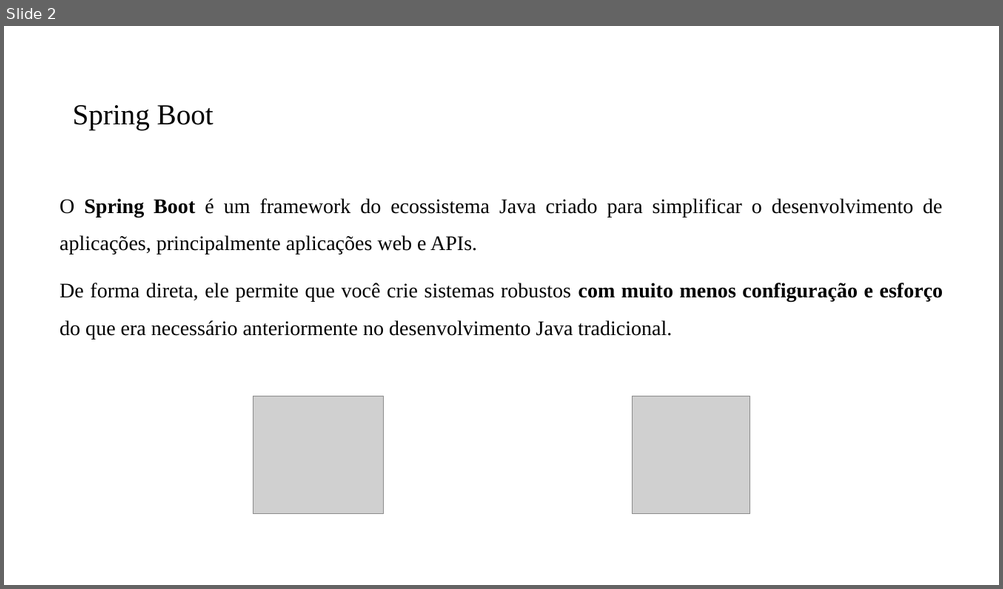
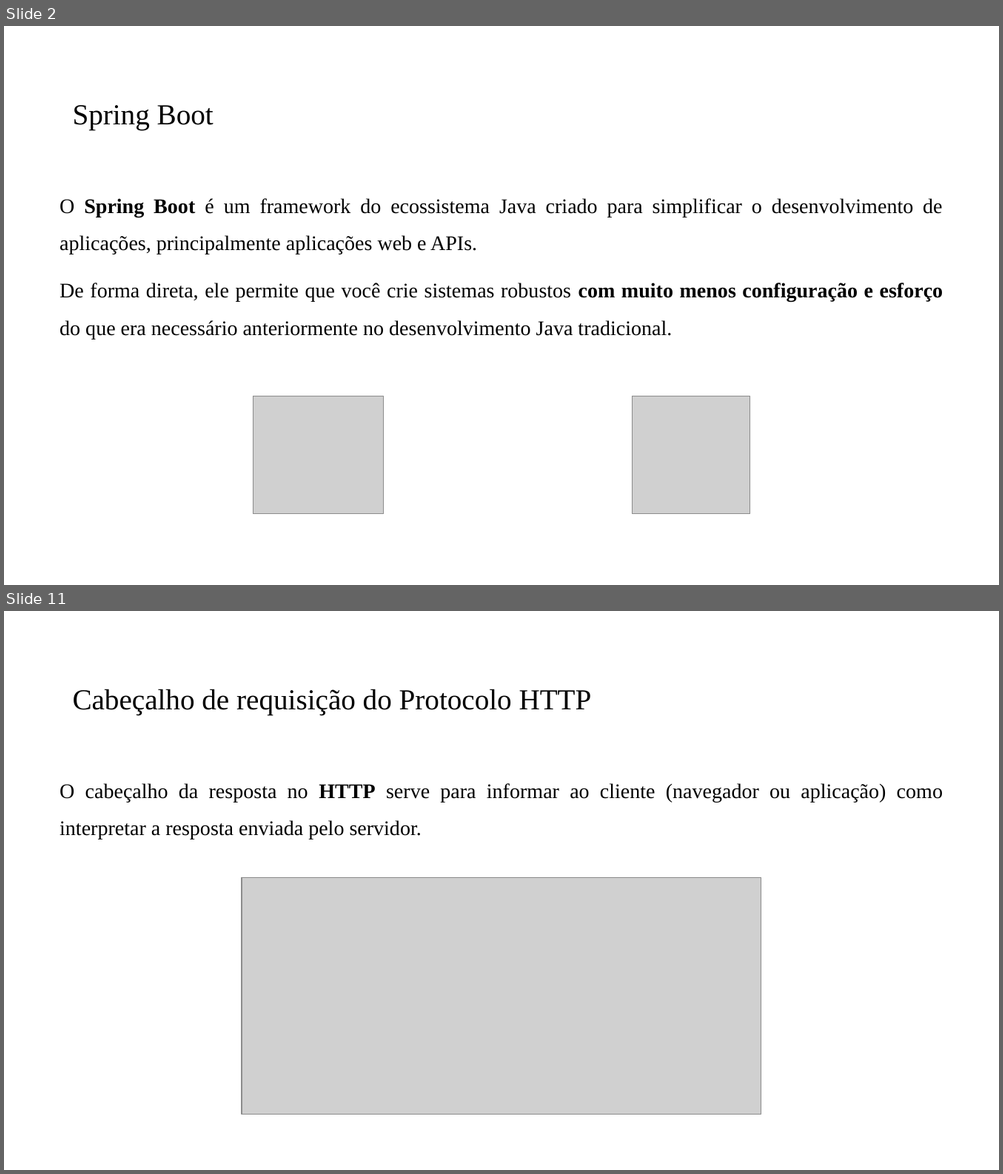
Before and after one commit to PedroMiho/UMC, a slide deck: Projeto de Software e Segurança da Informação - 2026/Projeto de Software/Aula12-Spring Boot/Aula Inaugural - 10 grupos.pptx. Shown one above the other, each under a label of ours: slide 2 before the commit, slides 2 and 11 after it; the slides between them are not shown. The pictures are 1003x589 and 1003x1174 pixels, drawn with LibreOffice and Linux fonts; fonts in the diff are those of the drawing; grey boxes stand for pictures; background and template pictures are left out. Boxes give left, top, right and bottom in pixels: in the first picture for what was removed or moved away, otherwise in the second. Text is boxed around its words. In the diff, an @@ line names an element or a change of style, - is before the commit and + after.

```diff
--- a/Projeto de Software e Segurança da Informação - 2026/Projeto de Software/Aula12-Spring Boot/Aula Inaugural - 10 grupos.pptx
+++ b/Projeto de Software e Segurança da Informação - 2026/Projeto de Software/Aula12-Spring Boot/Aula Inaugural - 10 grupos.pptx
@@ slide 11 added at (4,611,999,1170), background #FFFFFF @@
@@ title added at (73,689,592,715), 28 pt, text #000000 @@
+Cabeçalho de requisição do Protocolo HTTP
@@ text added at (60,783,942,840), 20 pt, text #000000 @@
+O cabeçalho da resposta no HTTP serve para informar ao cliente (navegador ou aplicação) como interpretar a resposta enviada pelo servidor.
@@ picture added at (242,878,761,1115) @@
```
Also in this commit, not shown: 10 other slides added, 1 slide removed.
